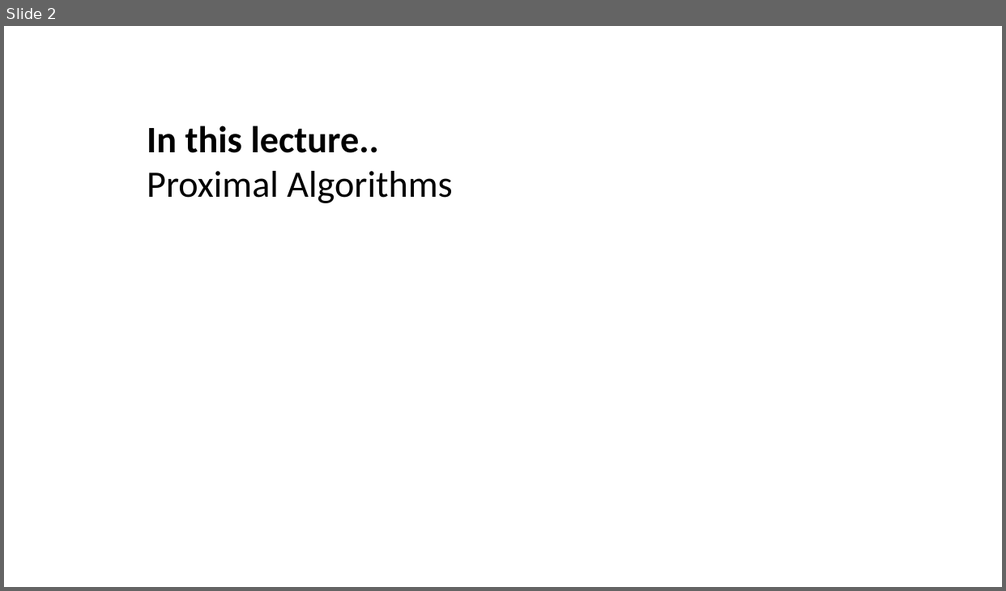
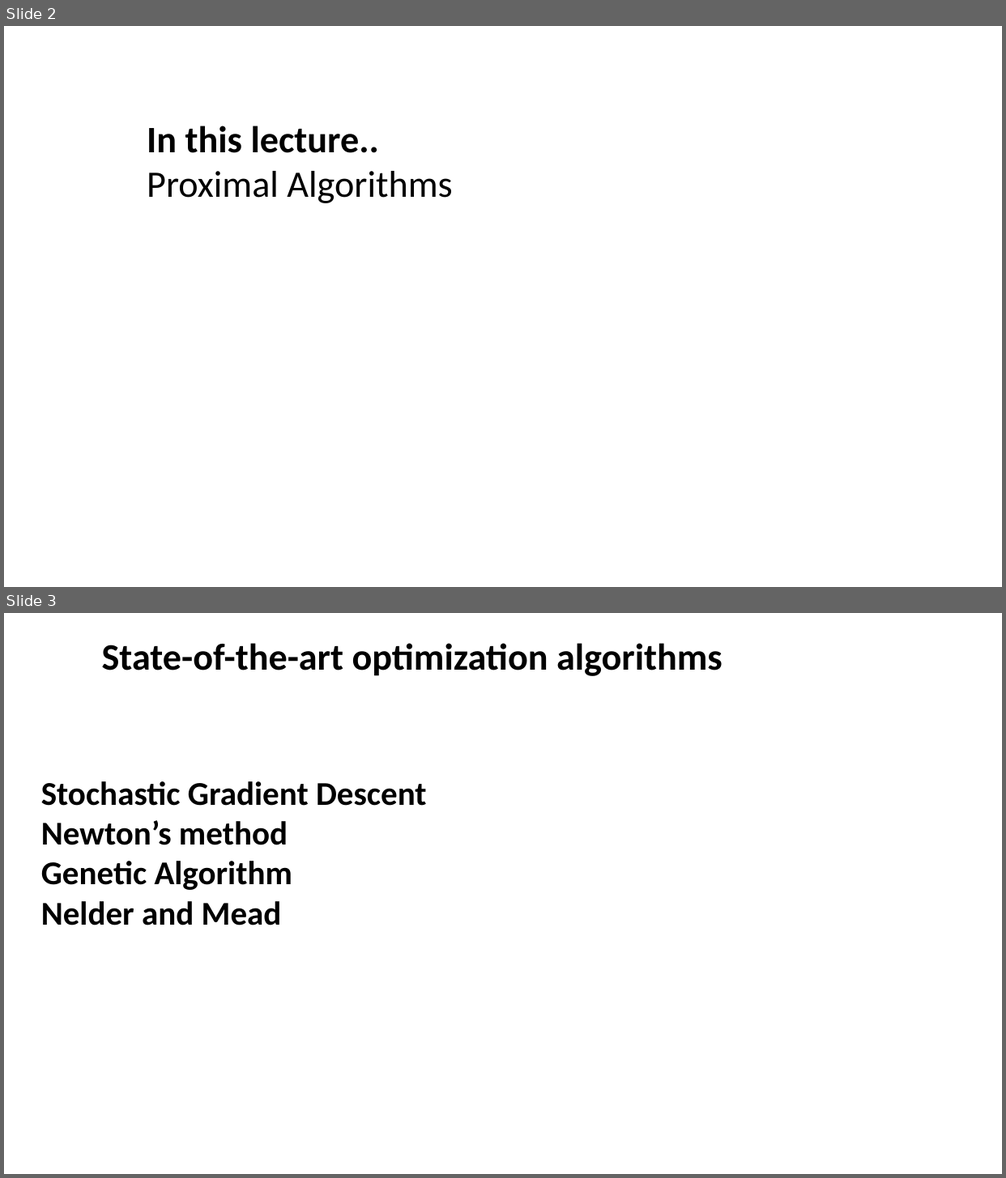
Before and after one commit to nadiakap/PythonForML, a slide deck: PythonML_2023_ProximalAlg.pptx. Shown one above the other, each under a label of ours: slide 2 before the commit, slides 2 and 3 after it. The pictures are 1006x591 and 1006x1178 pixels, drawn with LibreOffice and Linux fonts; fonts in the diff are those of the drawing. Boxes give left, top, right and bottom in pixels: in the first picture for what was removed or moved away, otherwise in the second. Text is boxed around its words. In the diff, an @@ line names an element or a change of style, - is before the commit and + after.

Commit message:
proximal operator
proximal operator as building block to construct proximal algorithms

```diff
--- a/PythonML_2023_ProximalAlg.pptx
+++ b/PythonML_2023_ProximalAlg.pptx
@@ slide 3 added at box(4, 613, 1002, 1174), background #FFFFFF @@
@@ text added at box(102, 643, 722, 676), 36 pt, text #000000, bold @@
+State-of-the-art optimization algorithms
@@ text added at box(41, 781, 427, 926), 32 pt, text #000000, bold @@
+Stochastic Gradient Descent
+Newton’s method
+Genetic Algorithm
+Nelder and Mead
```
Also in this commit, not shown: 3 slides changed, 1 other slide added.
